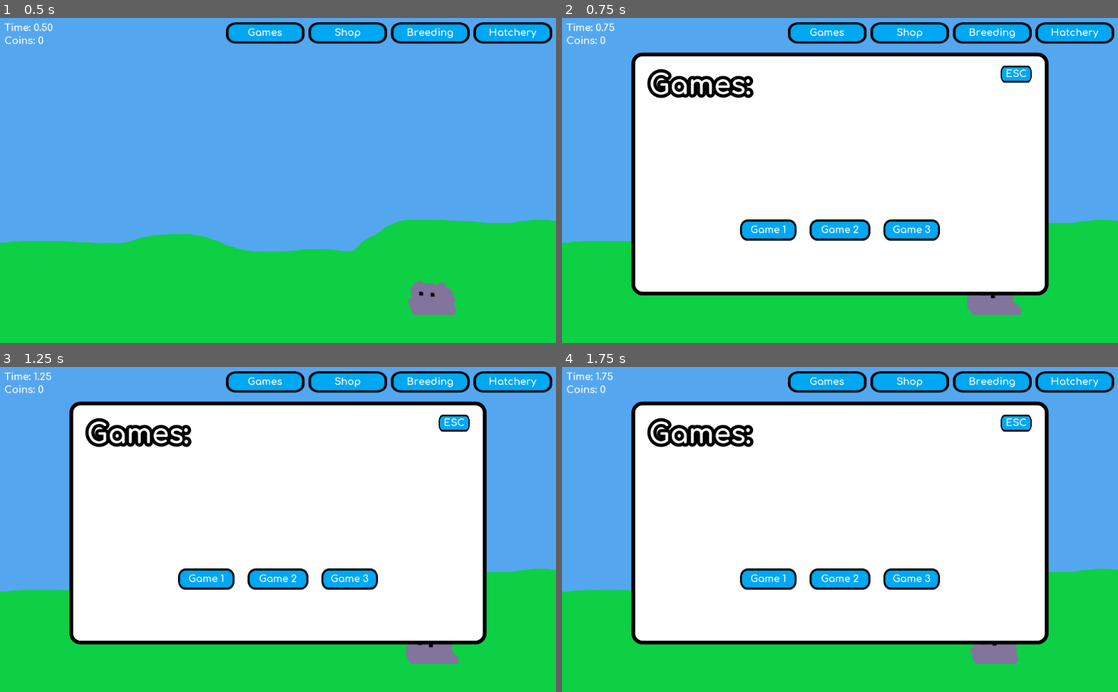
Above: before the commit, frames 1-4 (two rows, left to right).
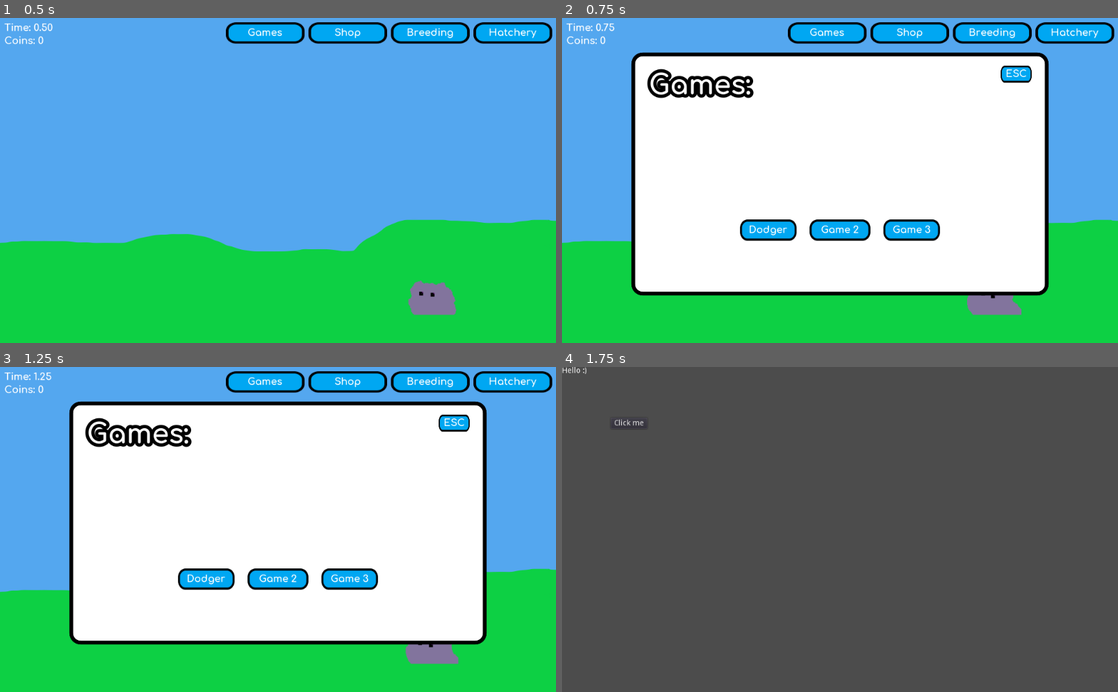
Above: after the commit, the same moments.

Repository: Elephant34/Bllob
Game: Godot game, scene res://scenes/bllob/main.tscn
Same seed, same stepped clock (60 frames per second), same inputs: the game is played once before the commit and once after it.
Inputs (mouse positions are in pixels of both pictures, inside the frame that each line leads up to):
- Up to frame 1 (0.5 s): no input
- Up to frame 2 (0.75 s): click (828, 34) at 0.5 s
- Up to frame 3 (1.25 s): no input
- Up to frame 4 (1.75 s): click (767, 578) at 1.27 s

Frame 1 is identical in both runs. In frame 2, 0.1% of the frame differs, in the area x 33-41%, y 63-67%; in frame 3, 0.1%; in frame 4, 100%, in the area x 0-100%, y 0-100%.

Commit message:
Added base for the first minigame

Diff:
--- a/scenes/GUI/GUI.gd
+++ b/scenes/GUI/GUI.gd
@@ -43,8 +43,6 @@
 	Hides the panel's children and if panel is true itself as well
 	"""
 
-	last_pressed = "bllob"
-
 	$Node/MenuPanel.visible = false
 	$Node/MenuPanel/GamesPanel.visible = false
 	$Node/MenuPanel/ShopPanel.visible = false
@@ -57,6 +55,9 @@
 	"""
 	# Hides any other open GUI panels
 	hide_menu_panel()
+
+	# To avoid interference with menu panel
+	last_pressed = "bllob"
 
 	# Makes the panel visible
 	$Node/BllobPanel.visible = true
--- a/scenes/GUI/games_panel.tscn
+++ b/scenes/GUI/games_panel.tscn
@@ -10,7 +10,7 @@
 "_edit_use_anchors_": false
 }
 
-[node name="GameName1" parent="." instance=ExtResource( 1 )]
+[node name="Dodger" parent="." instance=ExtResource( 1 )]
 anchor_left = 0.5
 anchor_top = 0.5
 anchor_right = 0.5
@@ -20,10 +20,11 @@
 margin_right = -80.0
 margin_bottom = 124.0
 
-[node name="Label" parent="GameName1/CenterContainer" index="0"]
-margin_left = 22.0
-margin_right = 81.0
-text = "Game 1"
+[node name="Label" parent="Dodger/CenterContainer" index="0"]
+margin_top = 9.0
+margin_right = 87.0
+margin_bottom = 30.0
+text = "Dodger"
 
 [node name="GameName2" parent="." instance=ExtResource( 1 )]
 anchor_left = 0.5
@@ -36,8 +37,10 @@
 margin_bottom = 124.0
 
 [node name="Label" parent="GameName2/CenterContainer" index="0"]
-margin_left = 25.0
-margin_right = 87.0
+margin_left = 21.0
+margin_top = 9.0
+margin_right = 91.0
+margin_bottom = 30.0
 text = "Game 2"
 
 [node name="GameName3" parent="." instance=ExtResource( 1 )]
@@ -51,8 +54,10 @@
 margin_bottom = 124.0
 
 [node name="Label" parent="GameName3/CenterContainer" index="0"]
-margin_left = 20.0
-margin_right = 83.0
+margin_left = 17.0
+margin_top = 9.0
+margin_right = 87.0
+margin_bottom = 30.0
 text = "Game 3"
 
 [node name="Title" type="Label" parent="."]
@@ -66,7 +71,7 @@
 "_edit_use_anchors_": false
 }
 
-[editable path="GameName1"]
+[editable path="Dodger"]
 
 [editable path="GameName2"]
 
--- /dev/null
+++ b/scenes/bllob/dodger_game.gd
@@ -0,0 +1,20 @@
+extends Node2D
+
+
+# Declare member variables here. Examples:
+# var a = 2
+# var b = "text"
+
+
+# Called when the node enters the scene tree for the first time.
+func _ready():
+	pass # Replace with function body.
+
+
+# Called every frame. 'delta' is the elapsed time since the previous frame.
+#func _process(delta):
+#	pass
+
+
+func _on_Button_pressed():
+	get_tree().change_scene("res://scenes/bllob/main.tscn")
--- /dev/null
+++ b/scenes/bllob/dodger_game.tscn
@@ -0,0 +1,25 @@
+[gd_scene load_steps=2 format=2]
+
+[ext_resource path="res://scenes/bllob/dodger_game.gd" type="Script" id=1]
+
+[node name="DodgerGame" type="Node2D"]
+script = ExtResource( 1 )
+
+[node name="Label" type="Label" parent="."]
+margin_right = 40.0
+margin_bottom = 14.0
+text = "Hello :)"
+__meta__ = {
+"_edit_use_anchors_": false
+}
+
+[node name="Button" type="Button" parent="."]
+margin_left = 90.0544
+margin_top = 94.2922
+margin_right = 157.054
+margin_bottom = 114.292
+text = "Click me"
+__meta__ = {
+"_edit_use_anchors_": false
+}
+[connection signal="pressed" from="Button" to="." method="_on_Button_pressed"]
--- a/scenes/bllob/main.gd
+++ b/scenes/bllob/main.gd
@@ -84,7 +84,8 @@
 	Connects any signals from button presses to functions
 	"""
 
-	$GUI/Node/MenuPanel/ShopPanel/Egg.connect("pressed", self, "_on_egg_purchesed")
+	$GUI/Node/MenuPanel/ShopPanel/Egg.connect("pressed", self, "_on_Egg_purchesed")
+	$GUI/Node/MenuPanel/GamesPanel/Dodger.connect("pressed", self, "_on_Dodger_pressed")
 
 
 func load_names():
@@ -256,8 +257,6 @@
 			else:
 				break
 
-	print(temp_name)
-
 	return temp_name
 
 
@@ -267,7 +266,6 @@
 	"""
 
 	# 100 x 64 is size of sprite so this is taken into account for position
-	print(get_viewport().size.y - (32 + 40))
 	var x_pos = rand_range(60, get_viewport().size.x - (50 + 60))
 	var y_pos = rand_range(400, get_viewport().size.y - (32 + 40))
 
@@ -298,10 +296,14 @@
 	selected_bllob_id = bllob_id
 	$GUI.show_bllob_panel(selected_bllob_id, bllob_data[selected_bllob_id])
 
-func _on_egg_purchesed():
+func _on_Egg_purchesed():
 	"""
 	Called when an egg is broght from the shop
 	"""
+
+	if len(bllob_data) >= 5:
+		# 5 blobs max
+		return
 
 	# TODO:
 	# Coin stuff
@@ -311,3 +313,13 @@
 	bllob_data[bllob_id] = bllob[bllob_id]
 
 	instance_bllob(bllob_id)
+
+
+func _on_Dodger_pressed():
+	"""
+	Called to start the dodger game
+	"""
+	make_save()
+
+	get_tree().change_scene("res://scenes/bllob/dodger_game.tscn")
+	print("hello")
